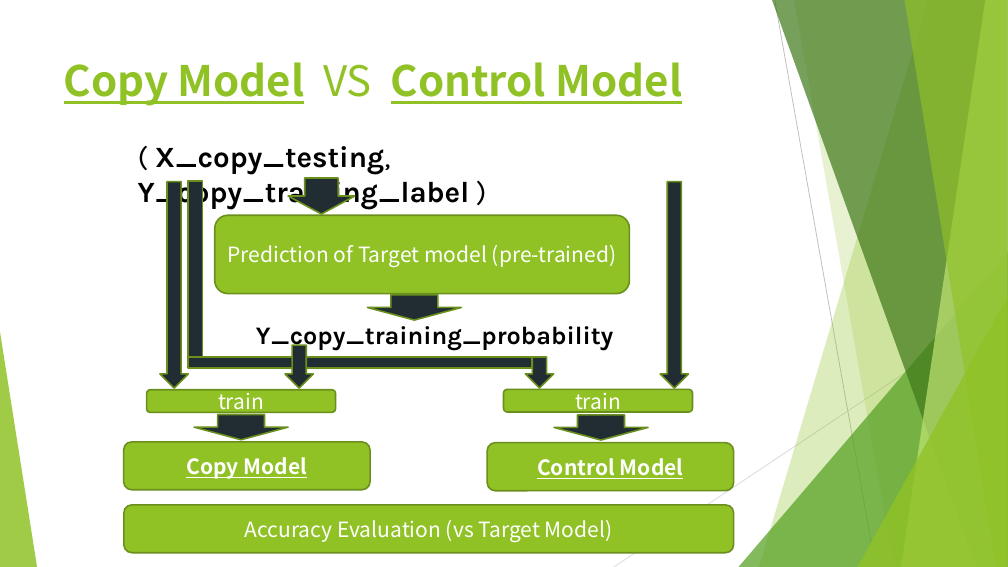
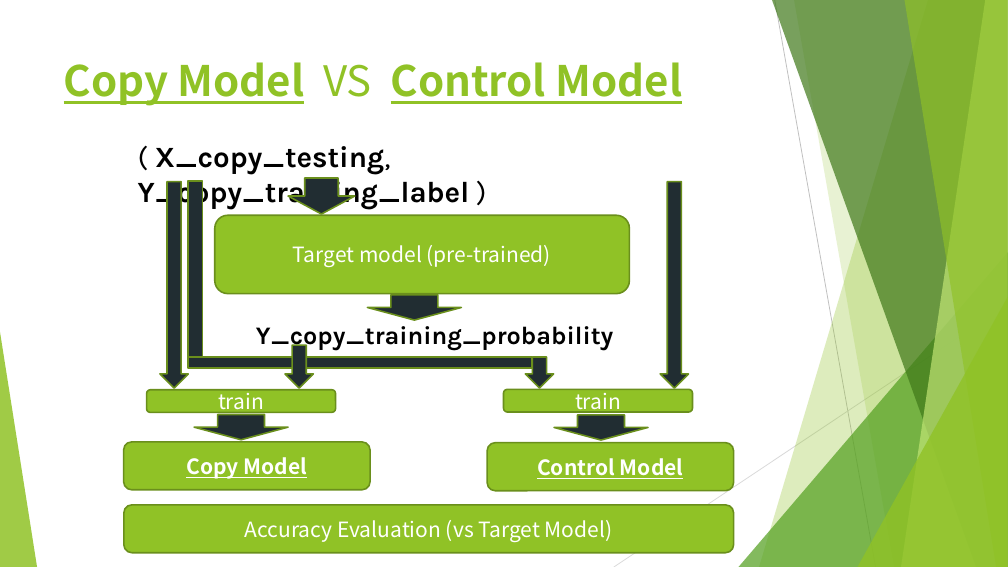
Before and after one commit to chengdejerrylin/Electrical-Engineering-Lab---networking-and-Multinmedia, a slide deck: slide 4 of final_demo.pptx. Drawn at 1008x567 pixels with LibreOffice and Linux fonts; fonts in the diff are those of the drawing. Boxes give left, top, right and bottom in pixels: in the first picture for what was removed or moved away, otherwise in the second. Text is boxed around its words. In the diff, an @@ line names an element or a change of style, - is before the commit and + after.

```diff
--- a/final_demo.pptx
+++ b/final_demo.pptx
@@ text in rounded rectangle at bbox=[293, 245, 551, 267]: text changed @@
-Prediction of Target model (pre-trained)
+Target model (pre-trained)
```
Also in this commit, not shown: 2 other slides changed, 2 slides added, 1 slide removed, 1 other file.
